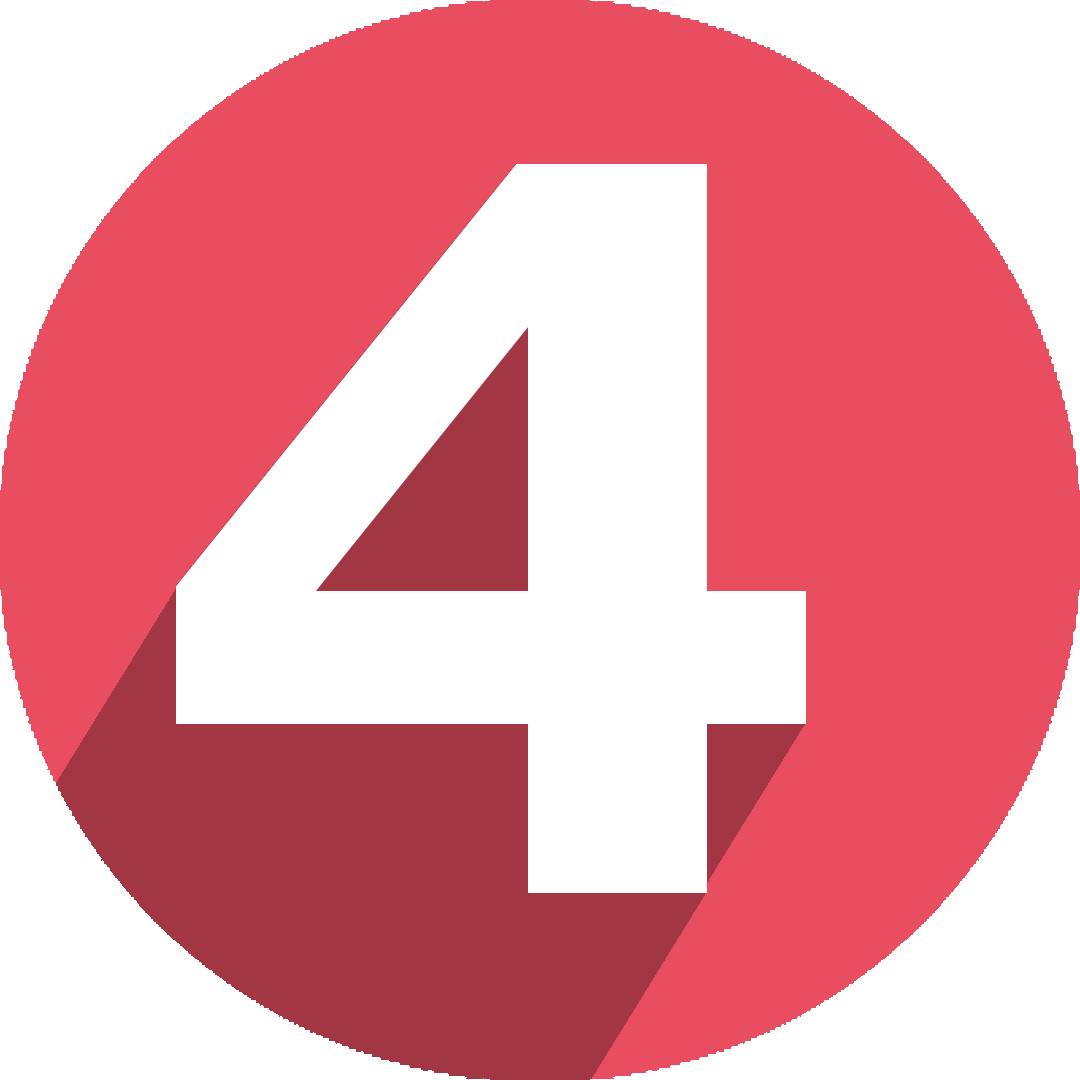
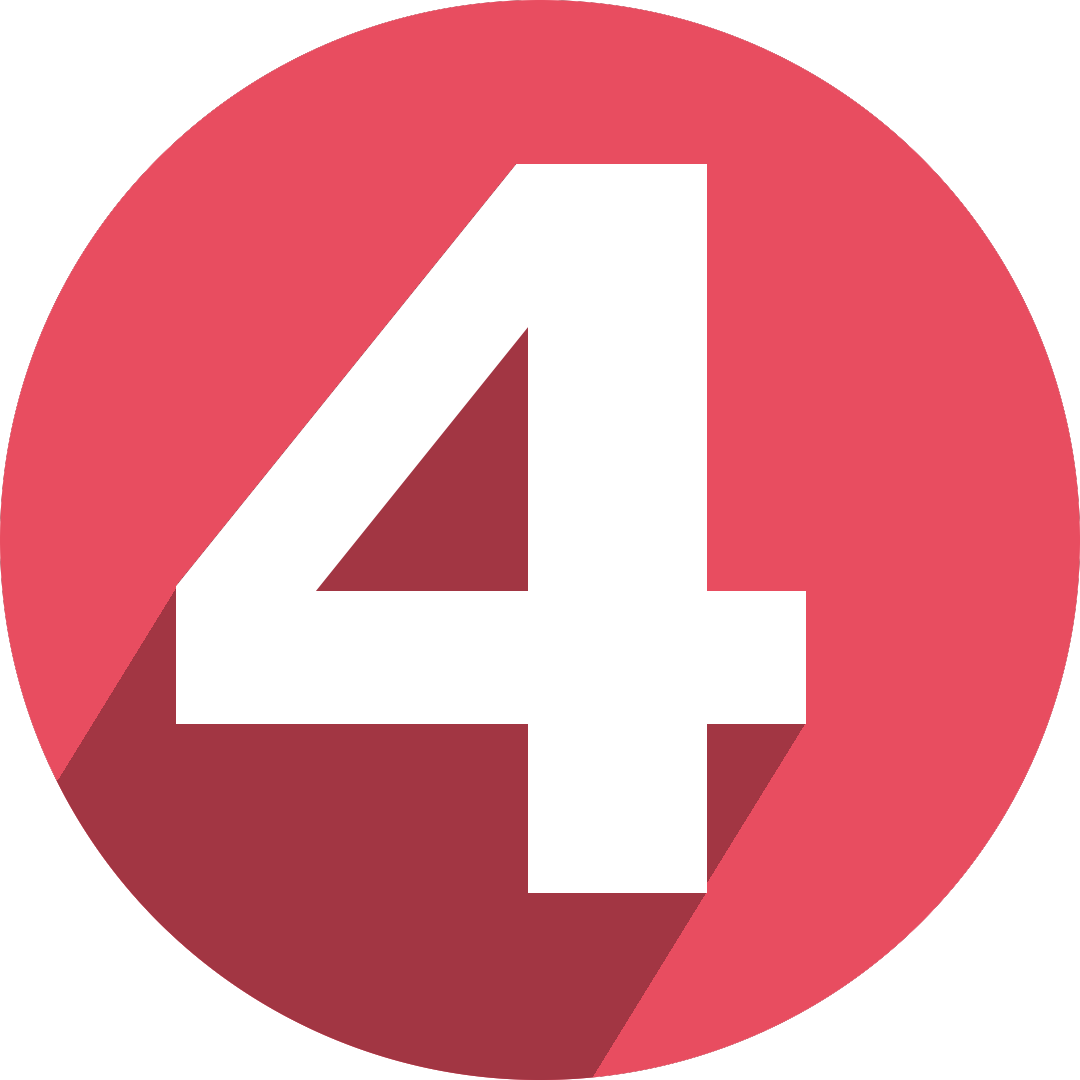
Layer changes from the first 1080x1080 image to the second:
painted on "Shadow" over [0, 0, 1080, 1080]
painted on "Background" over [0, 0, 1080, 1080]
